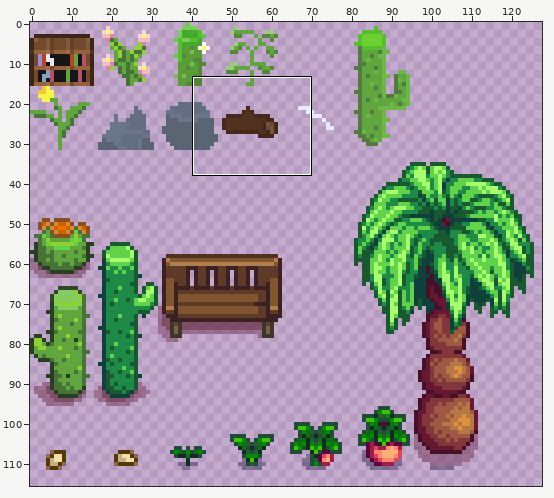
A sprite sheet gets an edit: images/furniture.png. Above, an overview of the earlier version with the close-up marked.
Close-up. Before the edit:
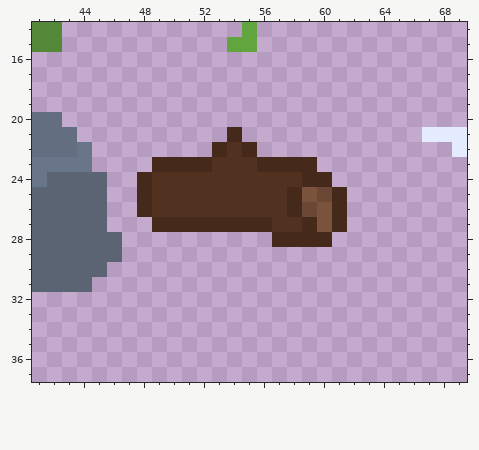
The file is 128x128 pixels. Pixels under 10% opacity are left out. Colours within 5 levels of each other are drawn and written as one. Shown: x 41..69, y 14..37. The wide view leaves out empty margins.
Once edited:
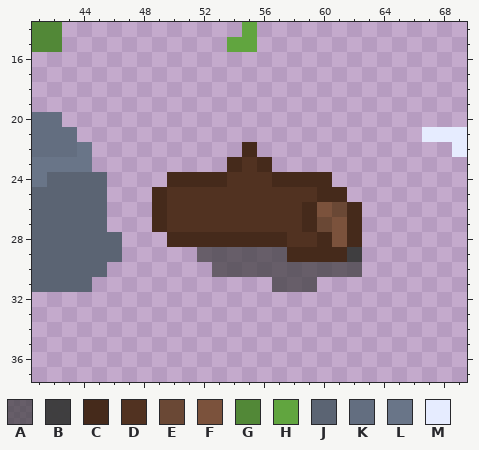
Palette (. is transparent): A #3b3b3bae  B #3b3b3bf7  C #452a1b  D #513221  E #6a4835  F #7b523c  G #528837  H #61a53f  J #5b6473  K #636e80  L #697588  M #e6ecff
Edits made:
{"y":21,"x":54,"old":"C","new":"."}
{"y":22,"x":53,"old":"CD","new":".."}
{"y":23,"x":49,"old":"CCCCDD","new":".....C"}
{"y":23,"x":57,"old":"CCC","new":"..."}
{"y":24,"x":48,"old":"CDDDDD","new":"..CCCC"}
{"y":24,"x":57,"old":"DD","new":"CC"}
{"y":25,"x":48,"old":"CD","new":".C"}
{"y":25,"x":58,"old":"CFE","new":"DDC"}
{"y":26,"x":48,"old":"CD","new":".C"}
{"y":26,"x":58,"old":"CE","new":"DC"}
{"y":26,"x":61,"old":"C.","new":"EC"}
{"y":27,"x":50,"old":"CCCCCCC","new":"DDDDDDD"}
{"y":27,"x":60,"old":"FC.","new":"EFC"}
{"y":28,"x":50,"old":".......","new":"CCCCCCC"}
{"y":28,"x":58,"old":"CC","new":"DD"}
{"y":28,"x":61,"old":"..","new":"FC"}
{"y":29,"x":52,"old":"...........","new":"AAAAAACCCCB"}
{"y":30,"x":53,"old":"..........","new":"AAAAAAAAAA"}
{"y":31,"x":57,"old":"...","new":"AAA"}
{"label":"changed","picture_box":[137,127,362,292]}
